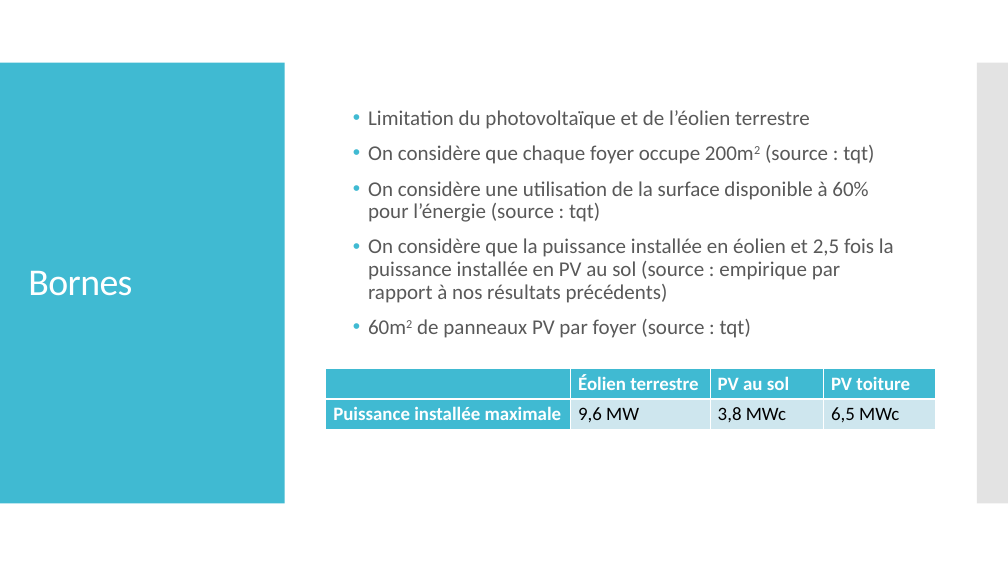
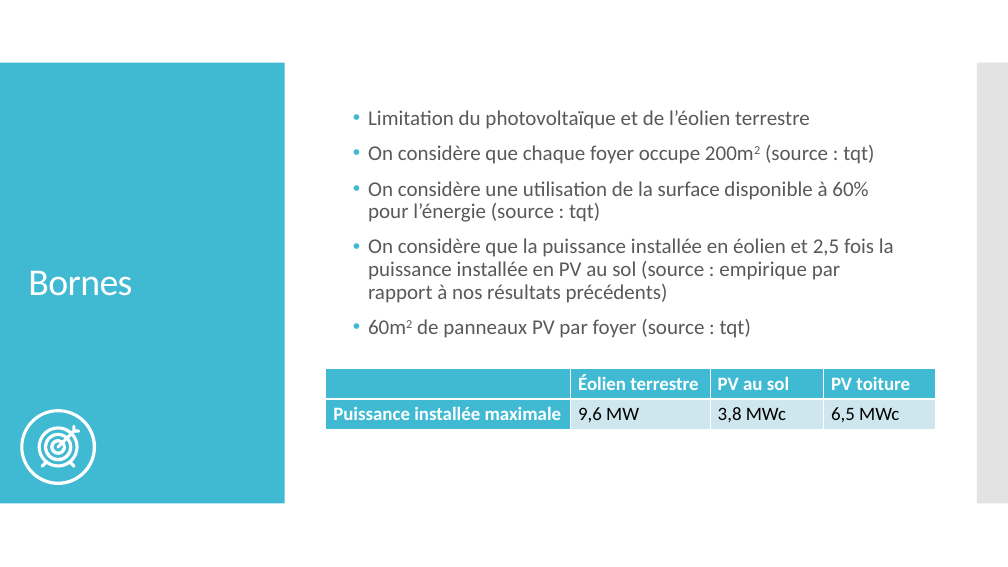
Before and after one commit to cledat/Projet-EA314, a slide deck: slide 15 of rapport.pptx (slide 13 before the commit). Drawn at 1008x567 pixels with LibreOffice and Linux fonts; fonts in the diff are those of the drawing. Boxes give left, top, right and bottom in pixels: in the first picture for what was removed or moved away, otherwise in the second. Text is boxed around its words. In the diff, an @@ line names an element or a change of style, - is before the commit and + after.

```diff
--- a/rapport.pptx
+++ b/rapport.pptx
@@ freeform shape added at <box>20,409,96,485</box>, fill #FFFFFF @@
@@ freeform shape added at <box>38,425,80,468</box>, fill #FFFFFF @@
```
Also in this commit, not shown: 14 other slides changed, 2 slides added, 1 slide removed, 1 other file.
